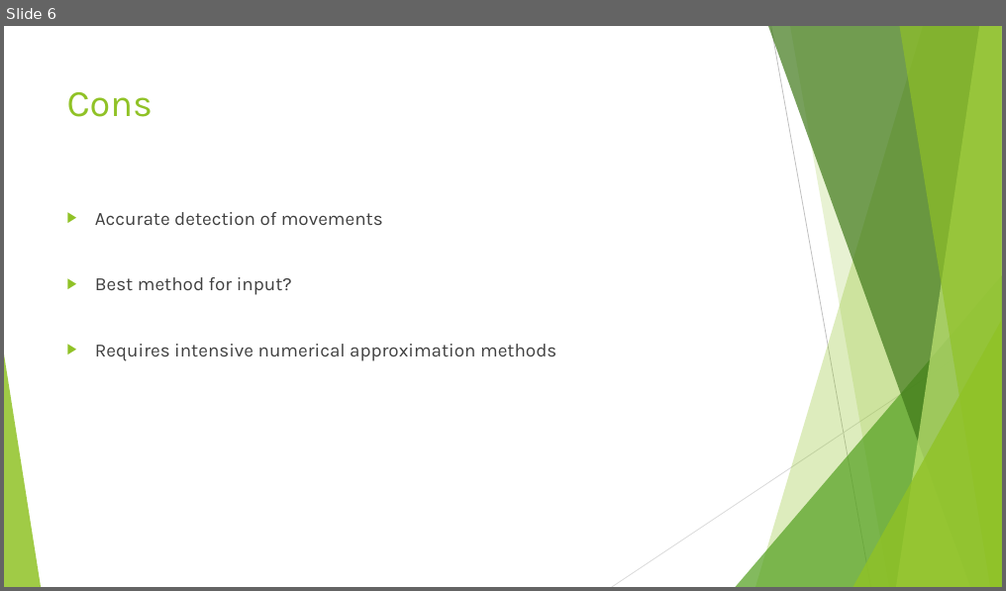
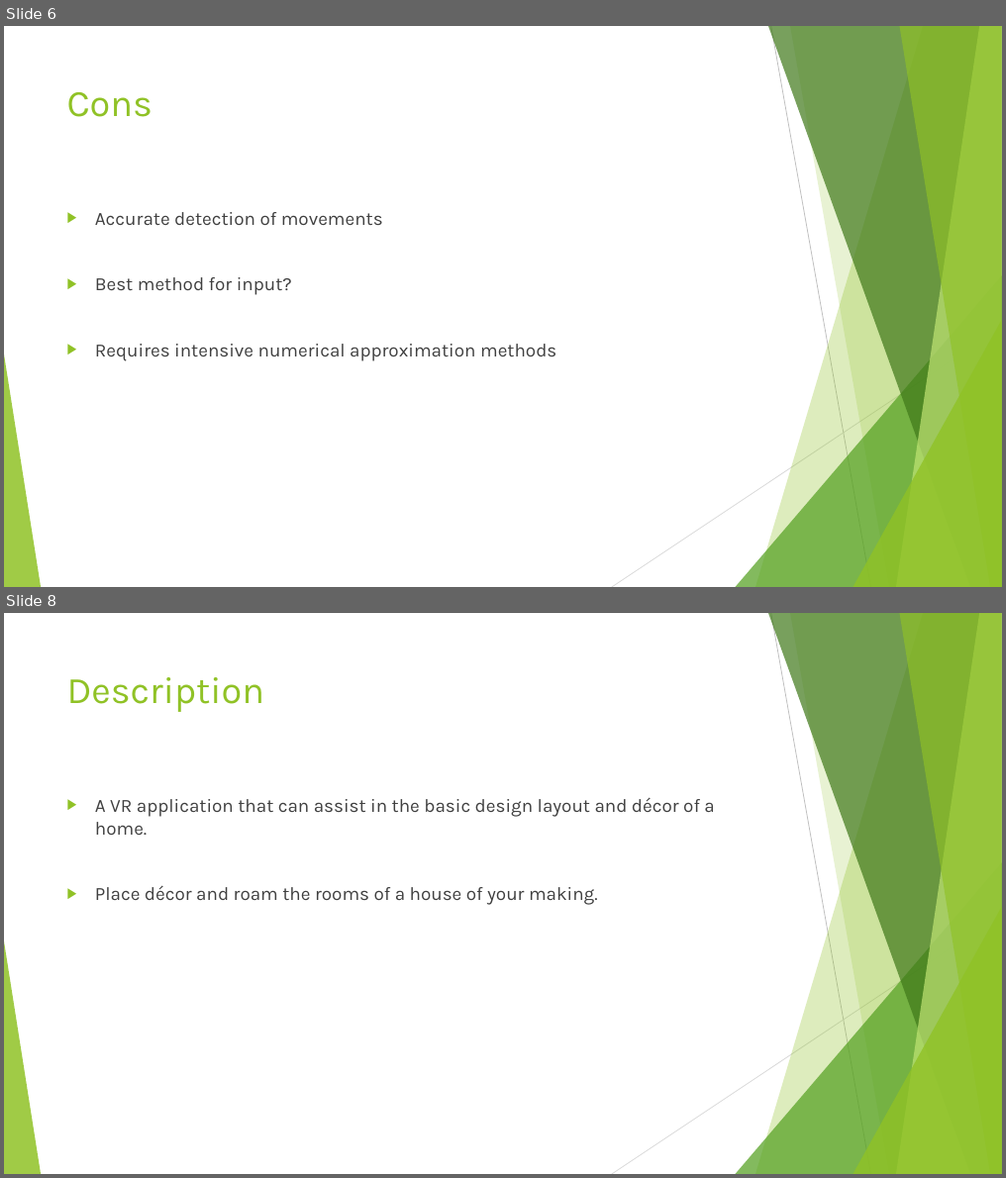
Before and after one commit to junmin-yee/Landmarked, a slide deck: Idea Presentation.pptx. Shown one above the other, each under a label of ours: slide 6 before the commit, slides 6 and 8 after it; the slides between them are not shown. The pictures are 1006x591 and 1006x1178 pixels, drawn with LibreOffice and Linux fonts; fonts in the diff are those of the drawing. Boxes give left, top, right and bottom in pixels: in the first picture for what was removed or moved away, otherwise in the second. Text is boxed around its words. In the diff, an @@ line names an element or a change of style, - is before the commit and + after.

Commit message:
Added VR Home Design
Added first draft of slides.

```diff
--- a/Idea Presentation.pptx
+++ b/Idea Presentation.pptx
@@ slide 8 added at (4, 613, 1002, 1174), background #FFFFFF; not listed: 10 template elements that a slide beside it also shows @@
@@ title added at (67, 677, 265, 712), 36 pt, text #90C226 @@
+Description
@@ text added at (95, 798, 714, 905), 18 pt, text #404040 @@
+▶ A VR application that can assist in the basic design layout and décor of a home.
+▶ Place décor and roam the rooms of a house of your making.
```
Also in this commit, not shown: 5 other slides added.
